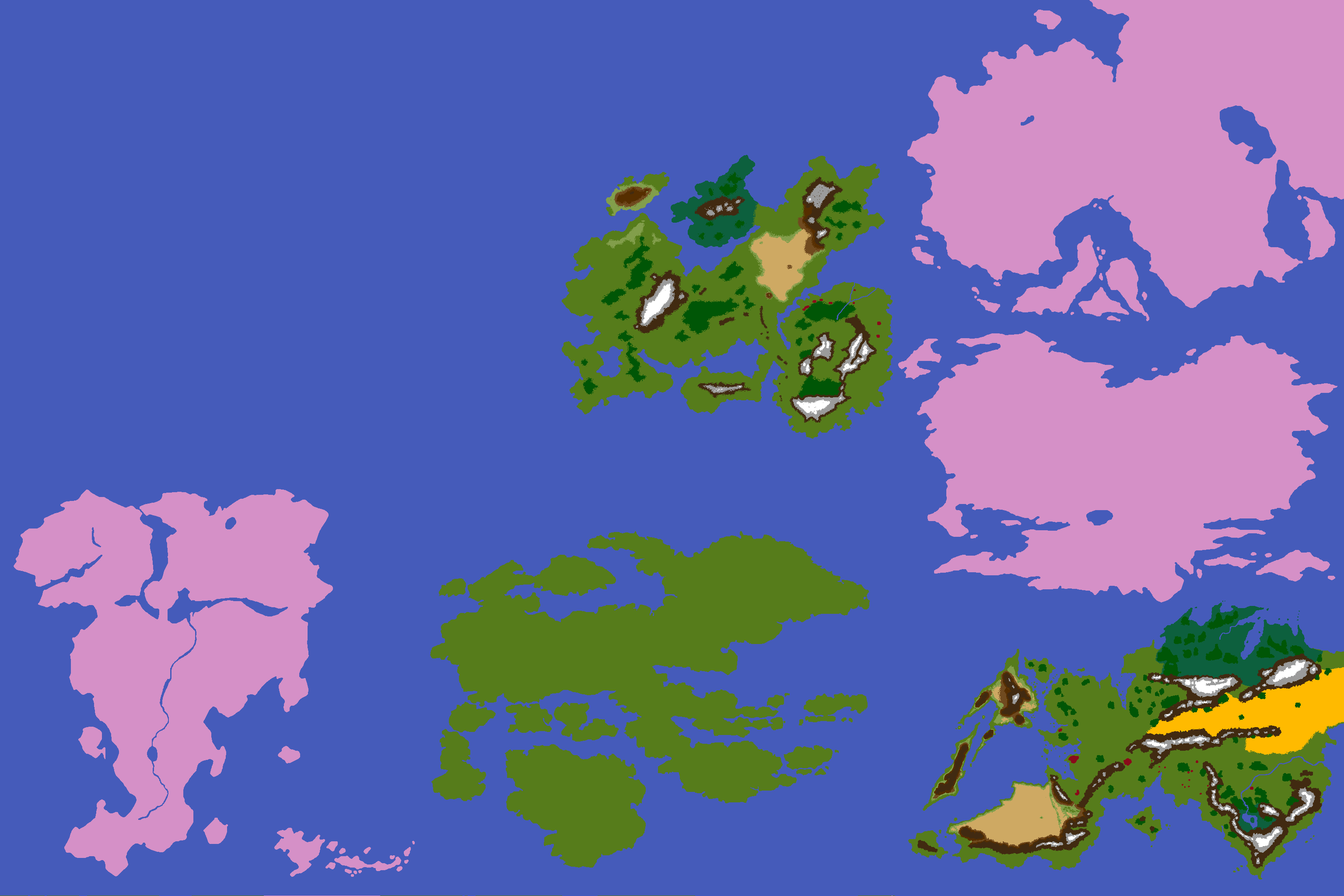
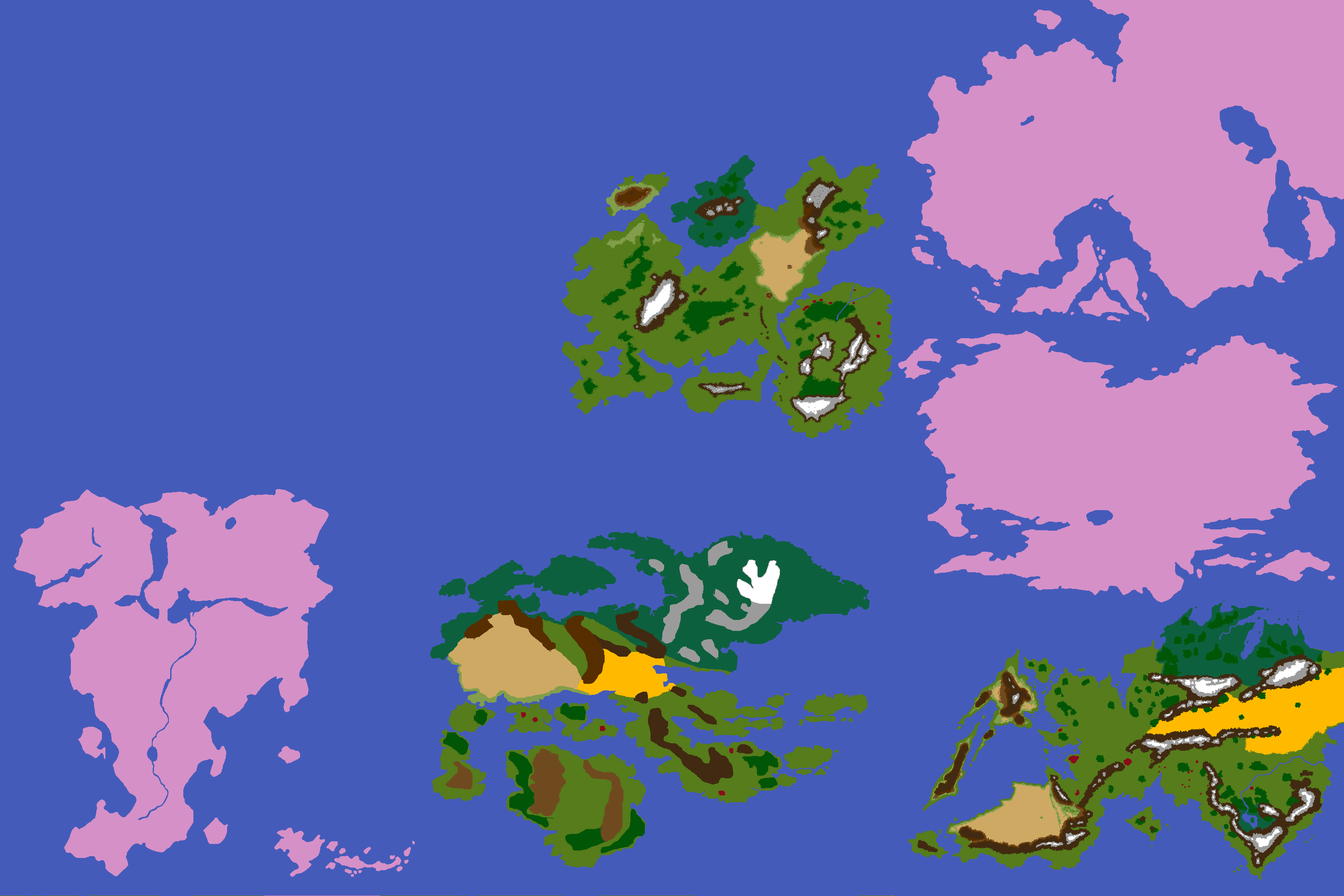
Layers edited between the first and the second (1344, 896) image:
painted on "old terrain map to mess with to fix akaneia.png" over [429, 530, 870, 853]
